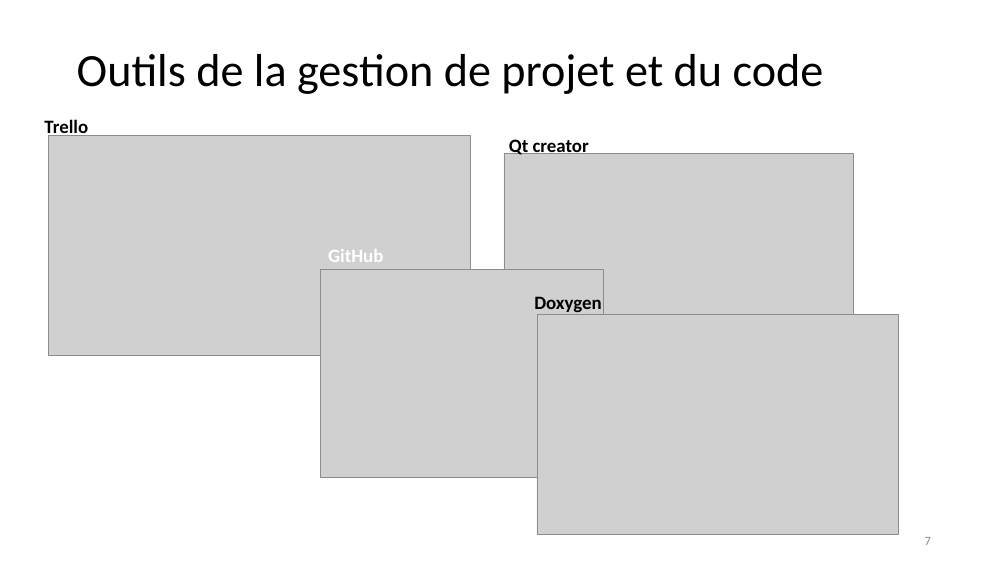
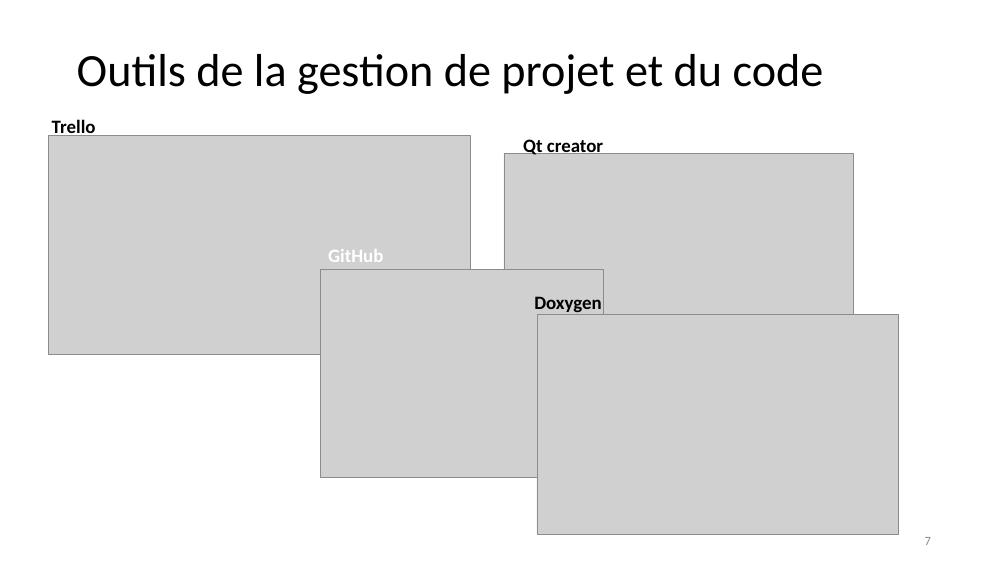
Before and after one commit to jeromelane/WeatherCheckingRpi, a slide deck: slide 7 of weathercheckingrpi/doc/Presentations/projet_meteo_JL_KG_23042019v3.pptx. Drawn at 1008x567 pixels with LibreOffice and Linux fonts; fonts in the diff are those of the drawing; grey boxes stand for pictures. Boxes give left, top, right and bottom in pixels: in the first picture for what was removed or moved away, otherwise in the second. Text is boxed around its words. In the diff, an @@ line names an element or a change of style, - is before the commit and + after.

```diff
--- a/weathercheckingrpi/doc/Presentations/projet_meteo_JL_KG_23042019v3.pptx
+++ b/weathercheckingrpi/doc/Presentations/projet_meteo_JL_KG_23042019v3.pptx
@@ text "Trello": place and size @@
-text "Trello" at bbox=[44, 120, 88, 139]
+text "Trello" at bbox=[52, 118, 96, 136]
@@ text "Qt creator": place and size @@
-text "Qt creator" at bbox=[509, 136, 589, 155]
+text "Qt creator" at bbox=[523, 136, 603, 155]
```
Also in this commit, not shown: 14 other slides changed, 9 other files.
